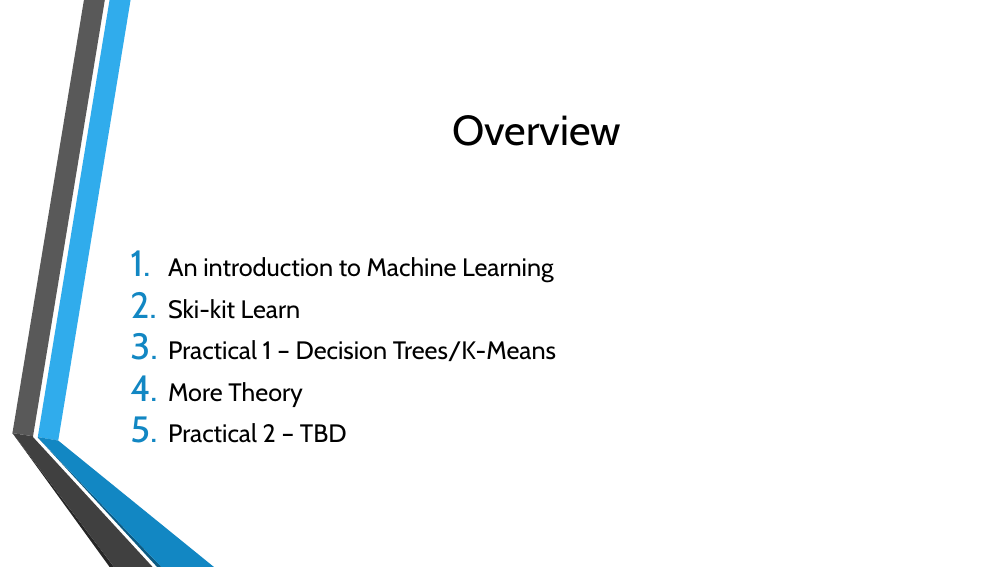
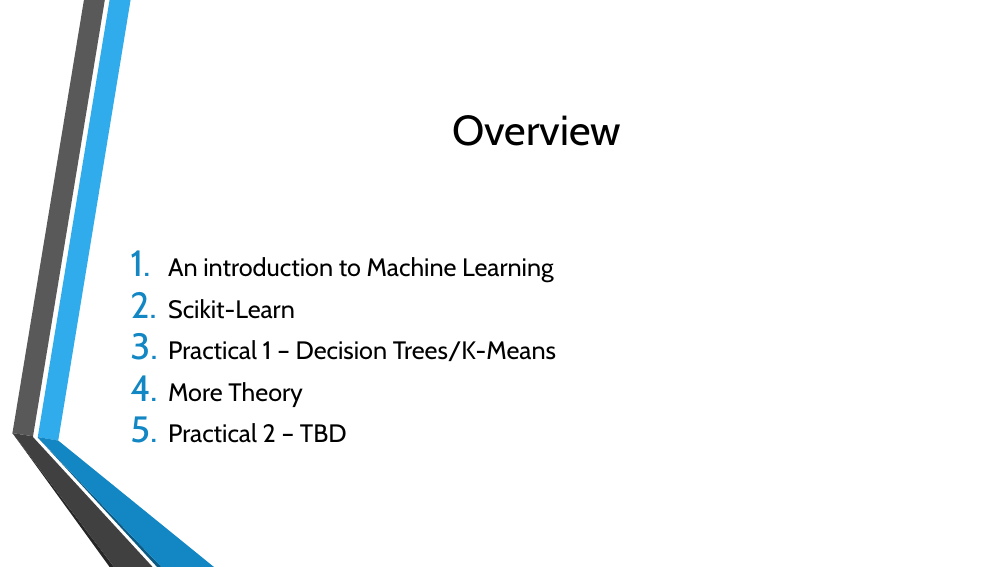
Before and after one commit to samuelsenior/ML_Intro, a slide deck: slide 2 of ML_Tools.pptx. Drawn at 1008x567 pixels with LibreOffice and Linux fonts; fonts in the diff are those of the drawing; background and template pictures are left out. Boxes give left, top, right and bottom in pixels: in the first picture for what was removed or moved away, otherwise in the second. Text is boxed around its words. In the diff, an @@ line names an element or a change of style, - is before the commit and + after.

Commit message:
Additions of my slides. Merge of all slides. Fixed typos. Enforced consistency.

```diff
--- a/ML_Tools.pptx
+++ b/ML_Tools.pptx
@@ text at [168, 299, 295, 319]: text changed @@
-2. Ski-kit Learn
+2. Scikit-Learn
```
Also in this commit, not shown: 7 other slides changed, 20 slides added.
